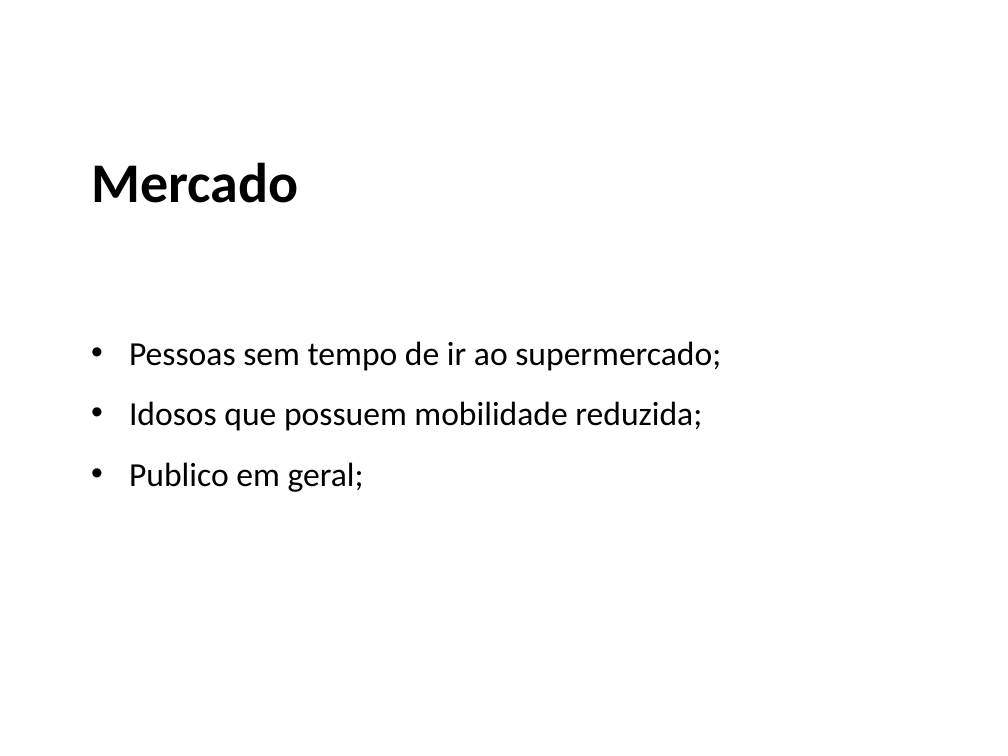
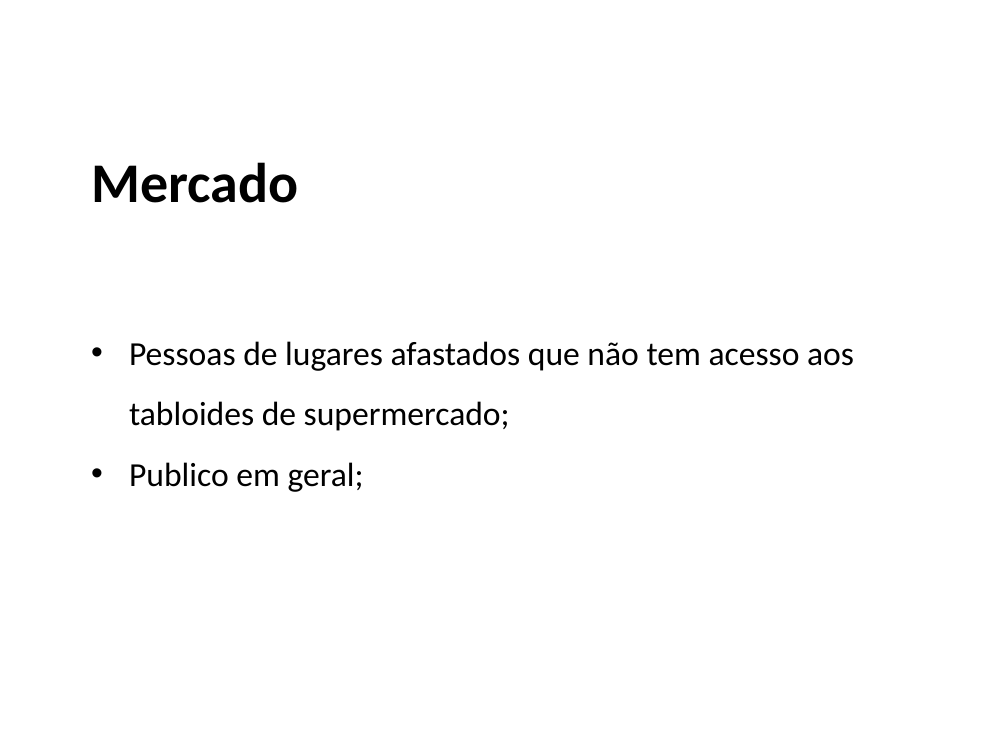
Before and after one commit to ProjetoAC/Luan---Market-For-You, a slide deck: slide 4 of Market For You.pptx. Drawn at 1008x756 pixels with LibreOffice and Linux fonts; fonts in the diff are those of the drawing; background and template pictures are left out. Boxes give left, top, right and bottom in pixels: in the first picture for what was removed or moved away, otherwise in the second. Text is boxed around its words. In the diff, an @@ line names an element or a change of style, - is before the commit and + after.

```diff
--- a/Market For You.pptx
+++ b/Market For You.pptx
@@ text at (x1=129, y1=341, x2=854, y2=431): text changed @@
-• Pessoas sem tempo de ir ao supermercado;
-• Idosos que possuem mobilidade reduzida;
+• Pessoas de lugares afastados que não tem acesso aos tabloides de supermercado;
```
Also in this commit, not shown: 4 other slides changed, 3 slides added, 2 slides removed.
